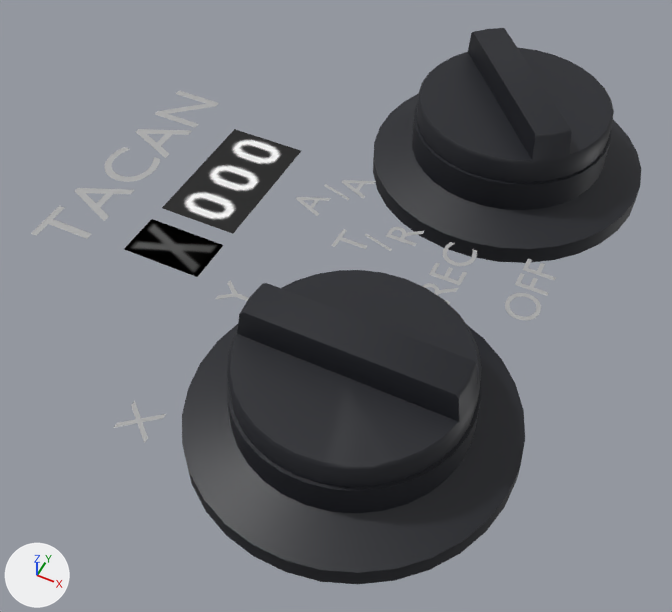
An edit to the FBX model Assets/Models/Aircraft/Interior/Instruments/tacan/tacan.fbx, drawn before and after from the same camera.
Rendered twice from a 50 mm camera at (-3.3395, 0.3, -0.5605) aimed at (-3.3548, 0.3306, -0.5987). Arrows for +X, +Y and +Z are at lower left; the lights stay in place. Where no turn or scale is listed for an object, it has been applied to the vertices.

The scene before the commit, as lines of its bpy script (objects in view):
```python
ob_tacan_knob1 = bpy.data.objects.new('tacan.knob1', me_tacan_knob1_mesh)
ob_tacan_knob1.location = (-3.35541, 0.33432, -0.5996)
ob_tacan_knob2 = bpy.data.objects.new('tacan.knob2', me_tacan_knob2_mesh)
ob_tacan_knob2.location = (-3.35541, 0.33432, -0.5996)
ob_tacan_knob_mode = bpy.data.objects.new('tacan.knob_mode', me_tacan_knob_mode_mesh)
ob_tacan_knob_mode.location = (-3.35541, 0.33432, -0.5996)
ob_tacan_knob_x_y = bpy.data.objects.new('tacan.knob_x/y', me_tacan_knob_x_y_mesh)
ob_tacan_knob_x_y.location = (-3.35541, 0.33432, -0.5996)
ob_tacan_num_2 = bpy.data.objects.new('tacan.num-2', me_tacan_num_2_mesh)
ob_tacan_num_2.location = (-3.35541, 0.33432, -0.5996)
ob_tacan_texte = bpy.data.objects.new('tacan.texte', me_tacan_texte_mesh)
ob_tacan_texte.location = (-3.35541, 0.33432, -0.59942)
# also in view: 'tacan.num-1' at (-3.3644, 0.336, -0.5974); 'tacan.alphaY' at (-3.3644, 0.3294, -0.5974); 'tacan.num-0' at (-3.3644, 0.3333, -0.5974)
```
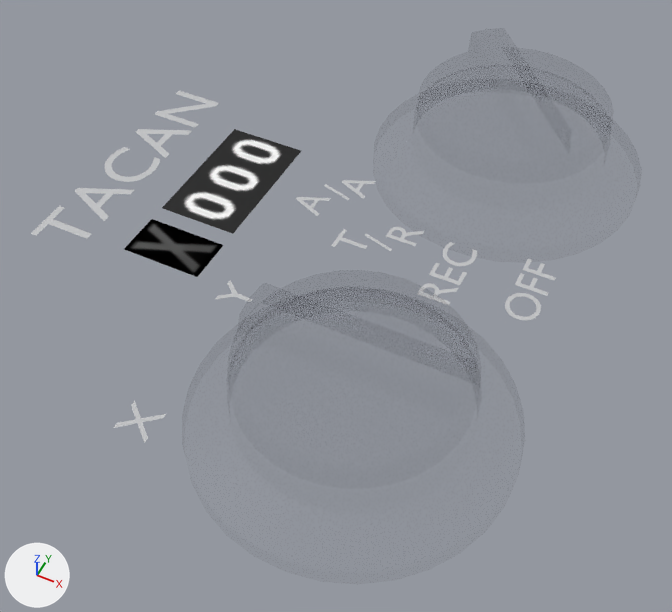
The newer file is also turned or shifted as a whole; pictures and numbers use the older file's frame.

Diff of the bpy script that builds the scene:
```diff
--- a/Assets/Models/Aircraft/Interior/Instruments/tacan/tacan.fbx.py
+++ b/Assets/Models/Aircraft/Interior/Instruments/tacan/tacan.fbx.py
@@ img_cockpit_png @@
-img_cockpit_png = load_image('cockpit.png', '../../cockpit.png', 1024, 1024, 'sRGB')
+img_cockpit_png = load_image('cockpit.png', '../../cockpit.png', 1024, 1024, 'Non-Color')
@@ mat_panneau_036 @@
 n0 = _N.new('ShaderNodeBsdfPrincipled'); n0.name = 'Principled BSDF'
 n2.image = img_cockpit_png
+n3 = _N.new('ShaderNodeTexImage'); n3.name = 'Image Texture.001'
+n3.image = img_cockpit_png
 _L.new(n2.outputs[0], n0.inputs[0])  # 'Color' to 'Base Color'
 _L.new(n0.outputs[0], n1.inputs[0])  # 'BSDF' to 'Surface'
+_L.new(n3.outputs[0], n0.inputs[4])  # 'Color' to 'Alpha'
```

Pixel boxes [x1, y1, x2, y2] of what changed, in the pictures (672 x 612 px):
'tacan.knob1', surface changed: [227, 270, 482, 487] in both
'tacan.knob_x/y', surface changed: [182, 324, 525, 584] in both
'tacan.knob_mode', surface changed: [373, 94, 641, 263] in both
'tacan.knob2', surface changed: [417, 28, 614, 183] in both
'tacan.texte', surface changed: [31, 91, 556, 443] in both
'tacan.alphaX', unchanged, uncovered by the edit: after [124, 219, 223, 277]
'tacan.alphaY', unchanged, covered by the edit: before [124, 219, 223, 277]
